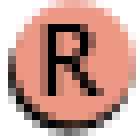
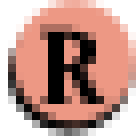
Layer changes from the first 136×136 image to the second:
painted on "R" over [40, 24, 112, 104]
